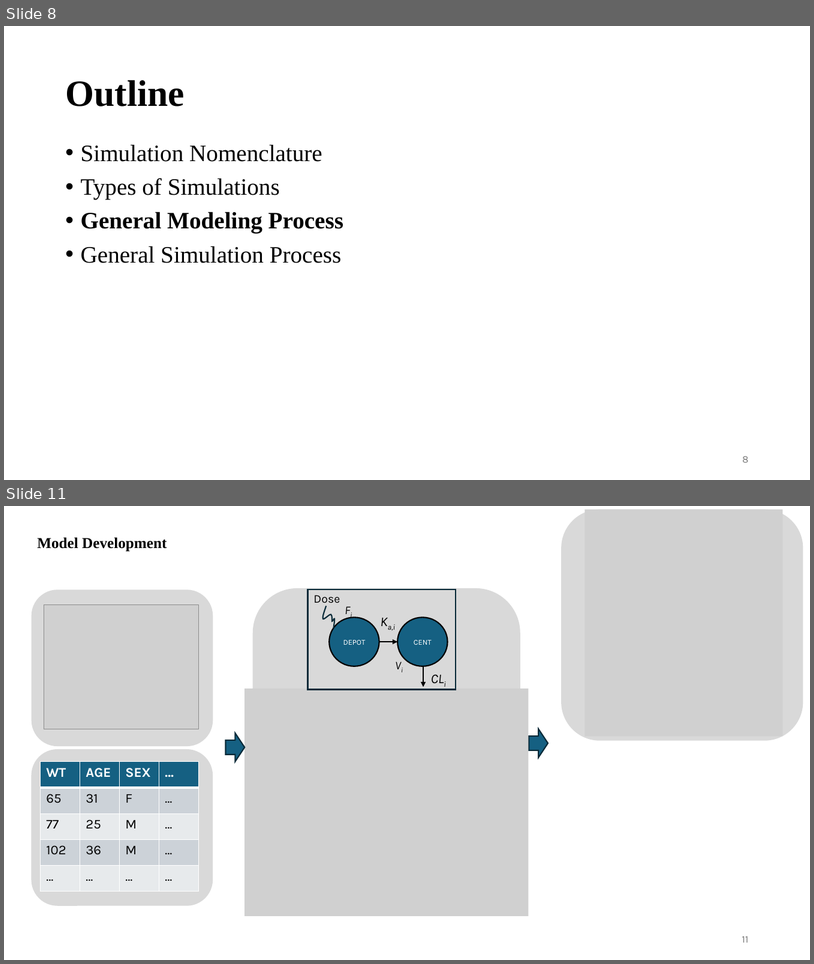
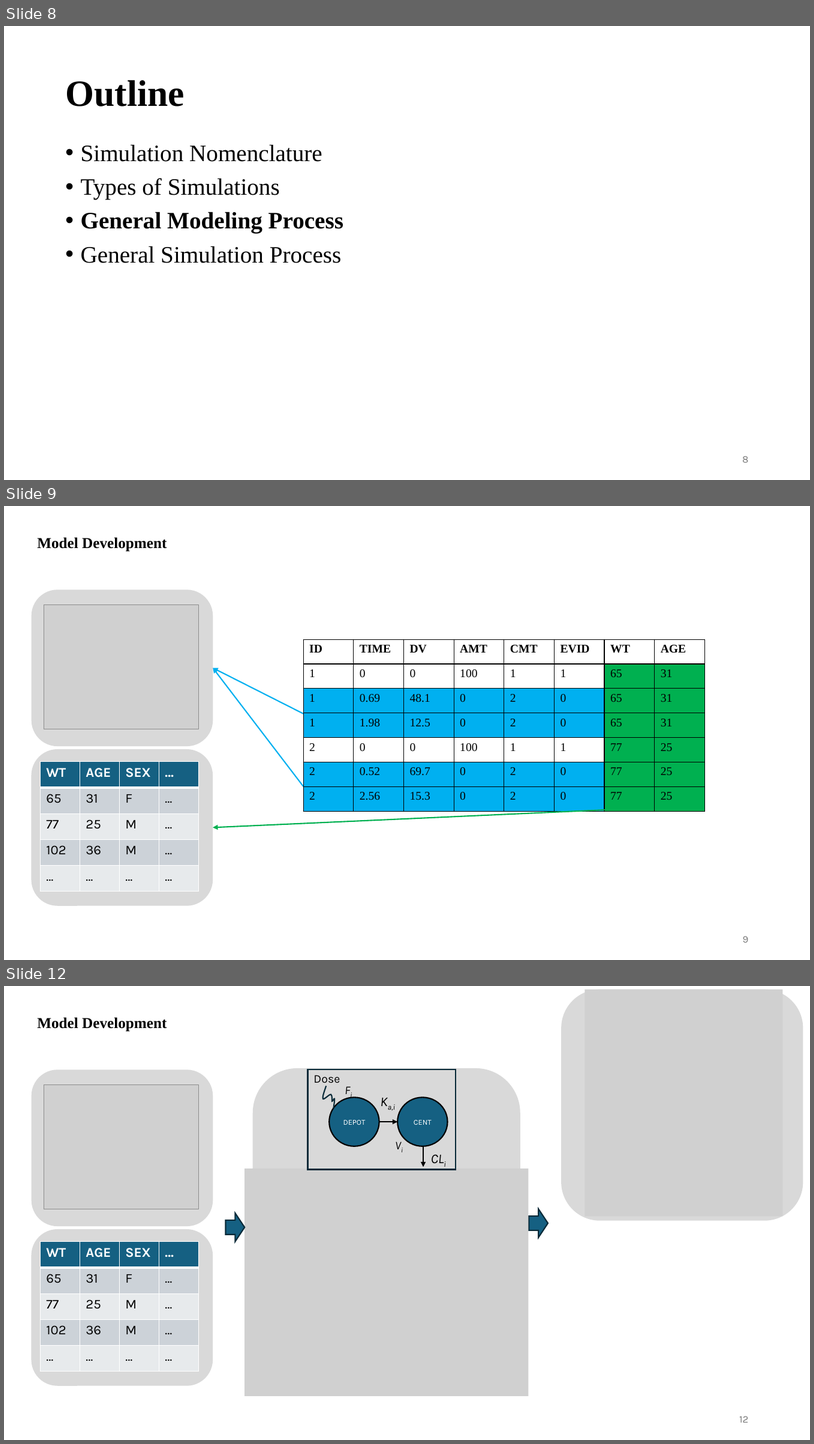
Before and after one commit to UMN-ECP-PMX/ecp8506, a slide deck: wk7/wk7_slides.pptx. Shown one above the other, each under a label of ours: slides 8 and 11 before the commit, slides 8, 9 and 12 after it; the slides between them are not shown. The pictures are 814x964 and 814x1444 pixels, drawn with LibreOffice and Linux fonts; fonts in the diff are those of the drawing; grey boxes stand for pictures. Boxes give left, top, right and bottom in pixels: in the first picture for what was removed or moved away, otherwise in the second. Text is boxed around its words. In the diff, an @@ line names an element or a change of style, - is before the commit and + after.

```diff
--- a/wk7/wk7_slides.pptx
+++ b/wk7/wk7_slides.pptx
@@ slide 9 added at <box>4,506,810,960</box>, background #FFFFFF @@
@@ text added at <box>37,537,167,552</box>, 18 pt, text #000000, bold @@
+Model Development
@@ rounded rectangle added at <box>31,589,213,746</box>, fill #D9D9D9 @@
@@ picture added at <box>44,604,199,729</box> @@
@@ table added at <box>303,639,705,811</box>, 7 rows, 8 columns @@
+ID | TIME | DV | AMT | CMT | EVID | WT | AGE
+1 | 0 | 0 | 100 | 1 | 1 | 65 | 31
+1 | 0.69 | 48.1 | 0 | 2 | 0 | 65 | 31
+1 | 1.98 | 12.5 | 0 | 2 | 0 | 65 | 31
+2 | 0 | 0 | 100 | 1 | 1 | 77 | 25
+2 | 0.52 | 69.7 | 0 | 2 | 0 | 77 | 25
+2 | 2.56 | 15.3 | 0 | 2 | 0 | 77 | 25
@@ arrow added from (303, 714) to (213, 668), #00B0F0 1.5 pt @@
@@ arrow added from (303, 786) to (213, 668), #00B0F0 1.5 pt @@
@@ rounded rectangle added at <box>31,749,213,906</box>, fill #D9D9D9 @@
@@ table added at <box>40,761,200,891</box>, 5 rows, 4 columns @@
+WT | AGE | SEX | …
+65 | 31 | F | …
+77 | 25 | M | …
+102 | 36 | M | …
+… | … | … | …
@@ arrow added from (608, 810) to (213, 827), #00B050 1.5 pt @@
@@ page number added at <box>743,936,749,942</box>, 12 pt, text #797979 @@
+9
@@ what was slide 11 is now slide 12 @@
@@ page number at <box>740,1416,749,1422</box>: text changed @@
-11
+12
```
Also in this commit, not shown: 15 slides changed, 1 other file.
